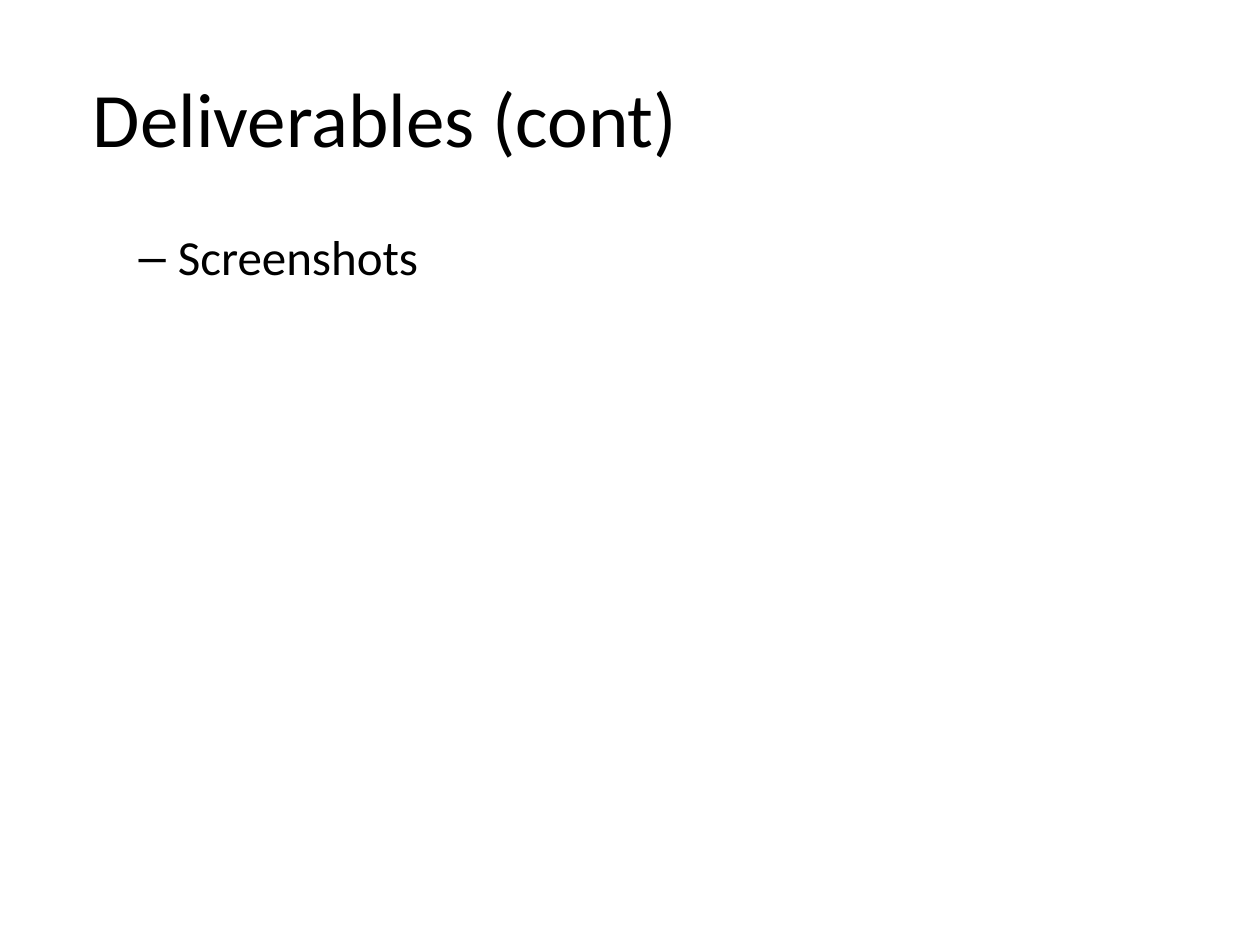
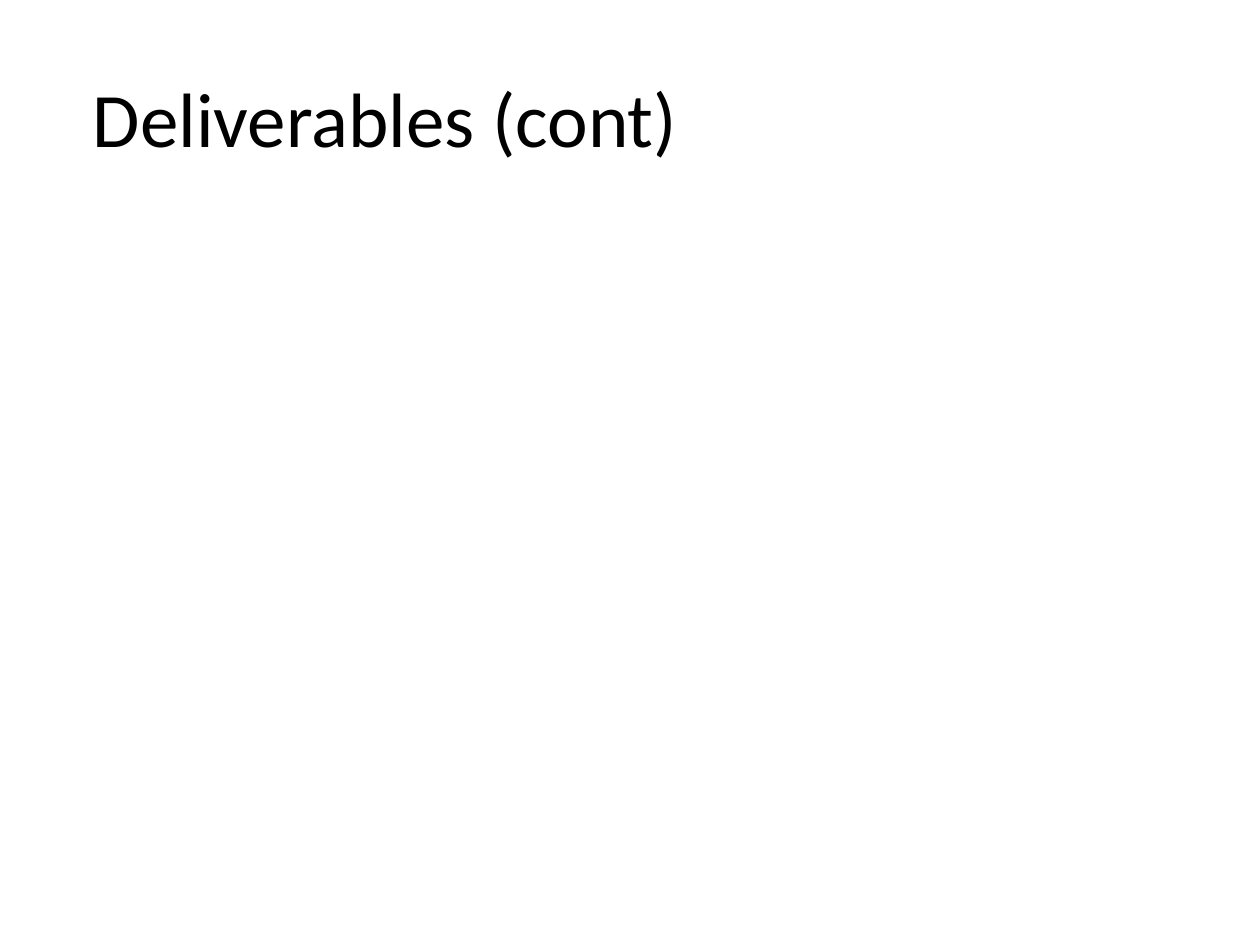
Before and after one commit to ICBM/TARS, a slide deck: slide 12 of doc/final_presentation.pptx. Drawn at 1260x945 pixels with LibreOffice and Linux fonts; fonts in the diff are those of the drawing; background and template pictures are left out. Boxes give left, top, right and bottom in pixels: in the first picture for what was removed or moved away, otherwise in the second. Text is boxed around its words. In the diff, an @@ line names an element or a change of style, - is before the commit and + after.

```diff
--- a/doc/final_presentation.pptx
+++ b/doc/final_presentation.pptx
@@ text removed at (x1=178, y1=241, x2=418, y2=276) @@
-  – Screenshots
```
Also in this commit, not shown: 2 other slides changed, 12 other files.
